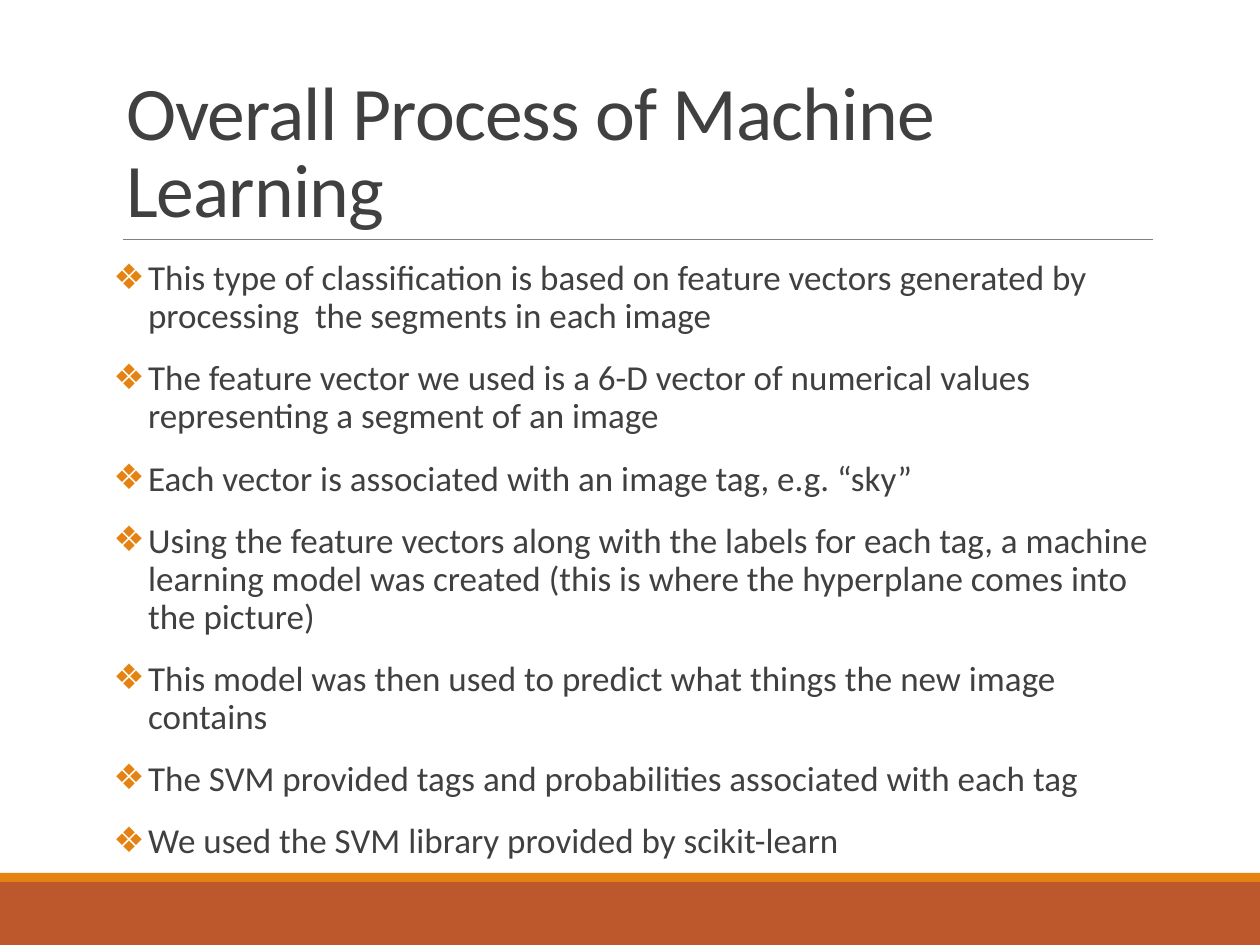
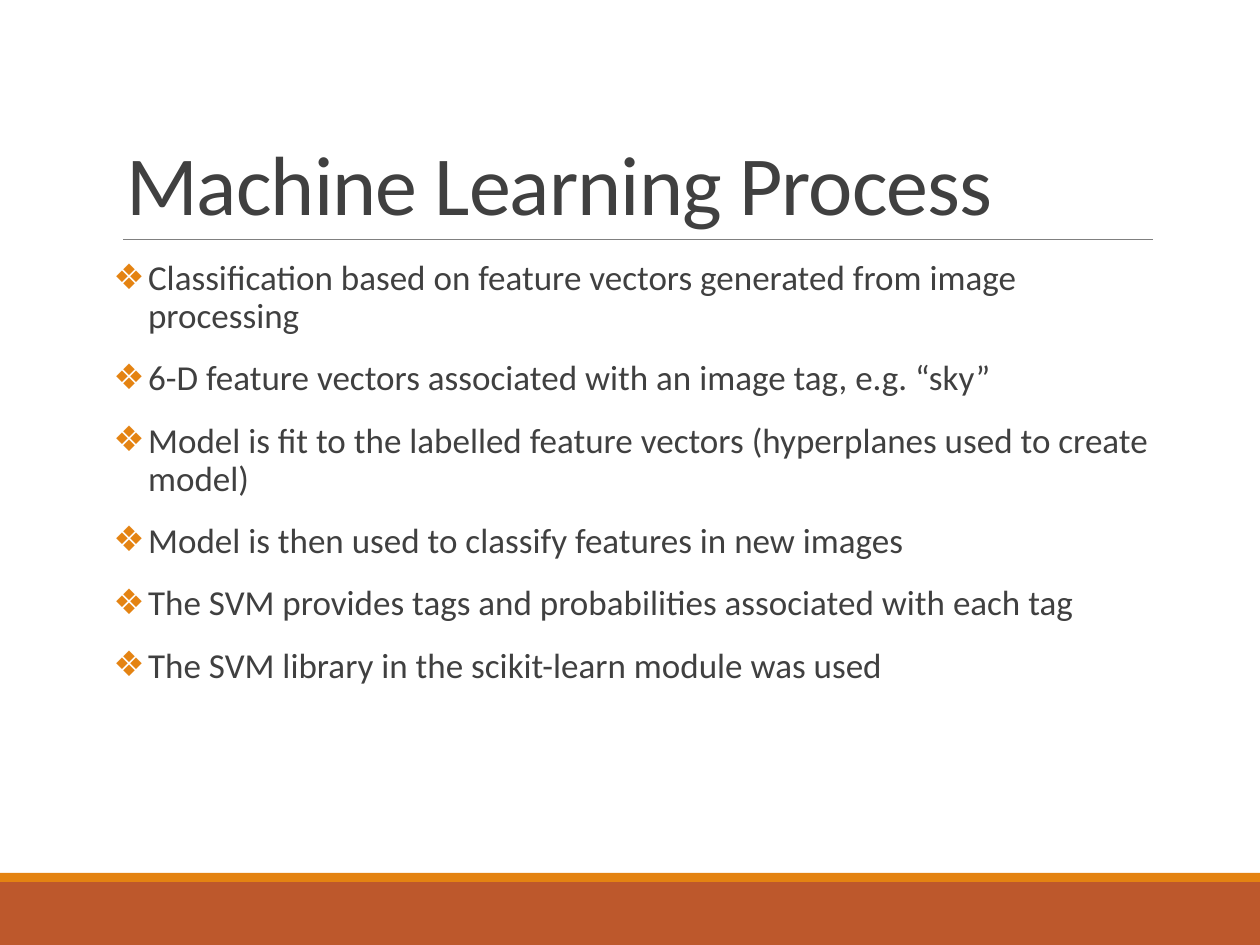
Before and after one commit to somyamohanty/Pixel_Dawgs, a slide deck: slide 15 of Documents/Final Presentation.pptx. Drawn at 1260x945 pixels with LibreOffice and Linux fonts; fonts in the diff are those of the drawing. Boxes give left, top, right and bottom in pixels: in the first picture for what was removed or moved away, otherwise in the second. Text is boxed around its words. In the diff, an @@ line names an element or a change of style, - is before the commit and + after.

```diff
--- a/Documents/Final Presentation.pptx
+++ b/Documents/Final Presentation.pptx
@@ title at (126,156,992,230): text changed; size 43.2 to 48 pt @@
-Overall Process of Machine Learning
+Machine Learning Process
@@ text at (148,265,1147,684): text changed @@
-❖ This type of classification is based on feature vectors generated by processing the segments in each image
-❖ The feature vector we used is a 6-D vector of numerical values representing a segment of an image
-❖ Each vector is associated with an image tag, e.g. “sky”
-❖ Using the feature vectors along with the labels for each tag, a machine learning model was created (this is where the hyperplane comes into the picture)
-❖ This model was then used to predict what things the new image contains
-❖ The SVM provided tags and probabilities associated with each tag
-❖ We used the SVM library provided by scikit-learn
+❖ Classification based on feature vectors generated from image processing
+❖ 6-D feature vectors associated with an image tag, e.g. “sky”
+❖ Model is fit to the labelled feature vectors (hyperplanes used to create model)
+❖ Model is then used to classify features in new images
+❖ The SVM provides tags and probabilities associated with each tag
+❖ The SVM library in the scikit-learn module was used
```
Also in this commit, not shown: 6 other slides changed, 1 slide added.
